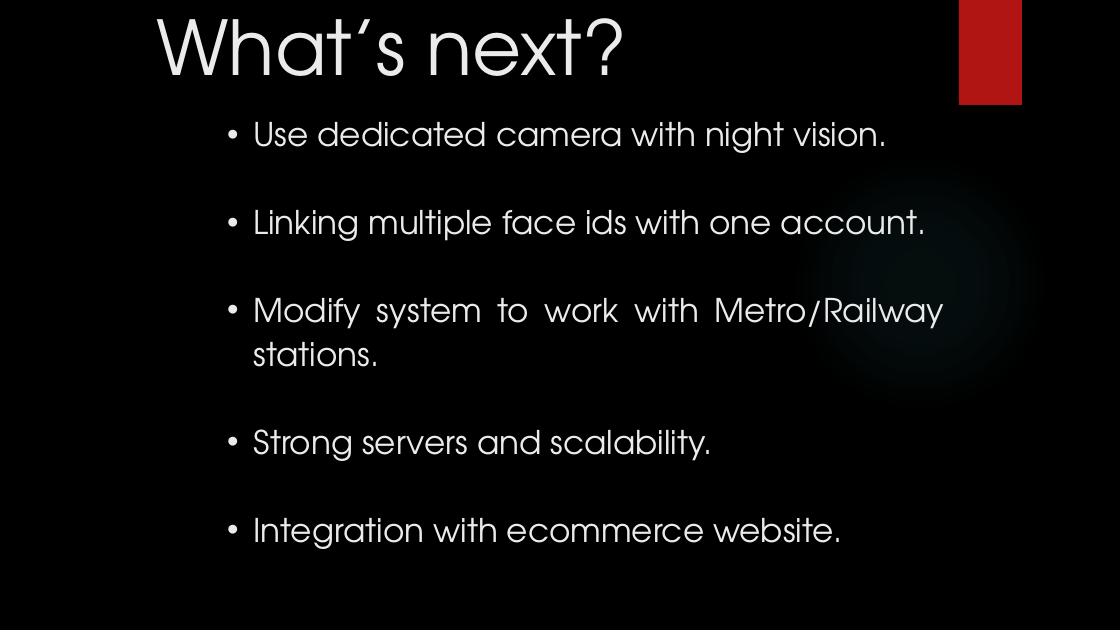
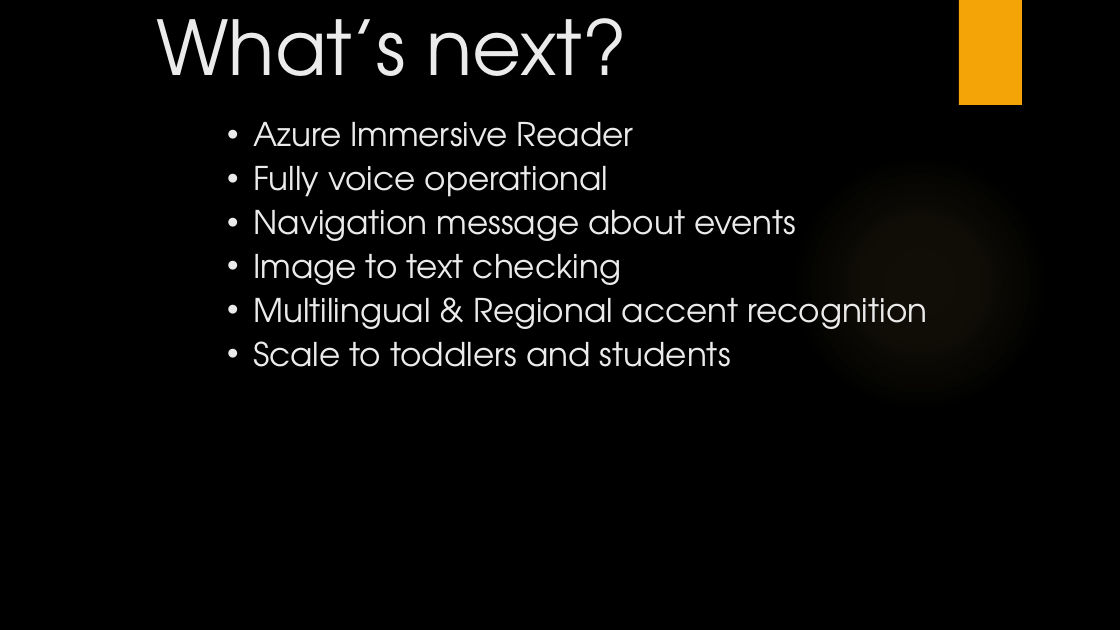
Before and after one commit to Rishabh510/HackVSIT3.0, a slide deck: slide 6 of Quality Education.pptx (slide 8 before the commit). Drawn at 1120x630 pixels with LibreOffice and Linux fonts; fonts in the diff are those of the drawing; background and template pictures are left out. Boxes give left, top, right and bottom in pixels: in the first picture for what was removed or moved away, otherwise in the second. Text is boxed around its words. In the diff, an @@ line names an element or a change of style, - is before the commit and + after.

```diff
--- a/Quality Education.pptx
+++ b/Quality Education.pptx
@@ rectangle at (959, 0, 1022, 105): fill #B01513 to #F5A408 @@
@@ text at (253, 122, 928, 367): text changed @@
-• Use dedicated camera with night vision.
-• Linking multiple face ids with one account.
-• Modify system to work with Metro/Railway stations.
-• Strong servers and scalability.
-• Integration with ecommerce website.
+• Azure Immersive Reader
+• Fully voice operational
+• Navigation message about events
+• Image to text checking
+• Multilingual & Regional accent recognition
+• Scale to toddlers and students
@@ ellipse at (791, 154, 1049, 413): fill gradient #50B9C1 to gradient #FAC96A @@
```
Also in this commit, not shown: 3 other slides changed, 1 slide added, 5 slides removed.
